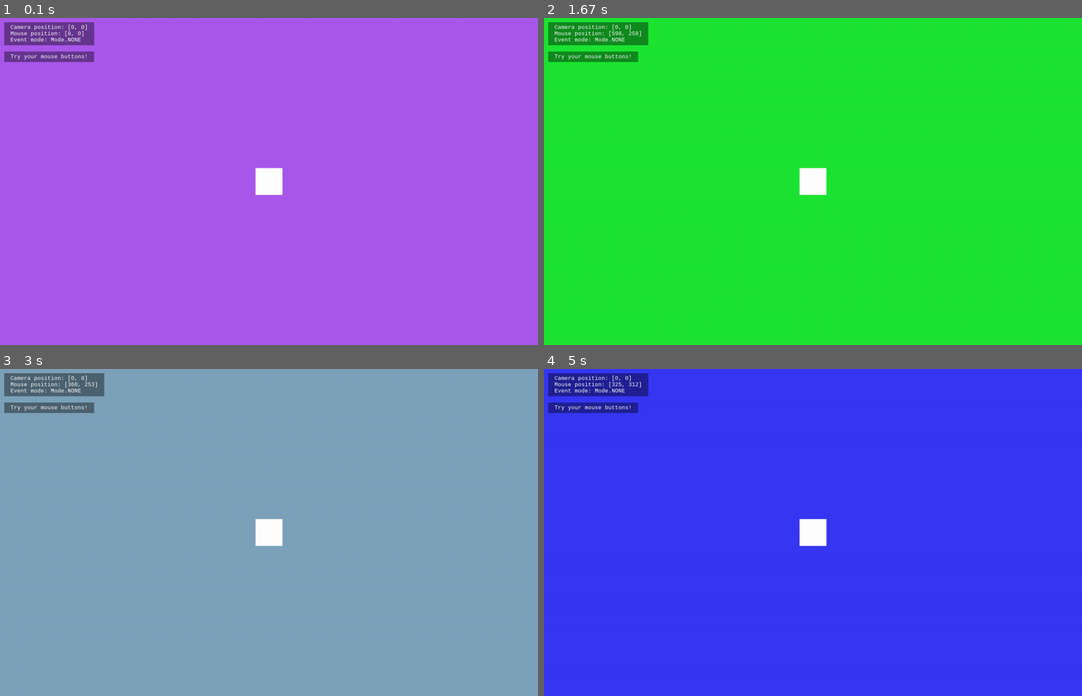
Above: before the commit, frames 1-4 (two rows, left to right).
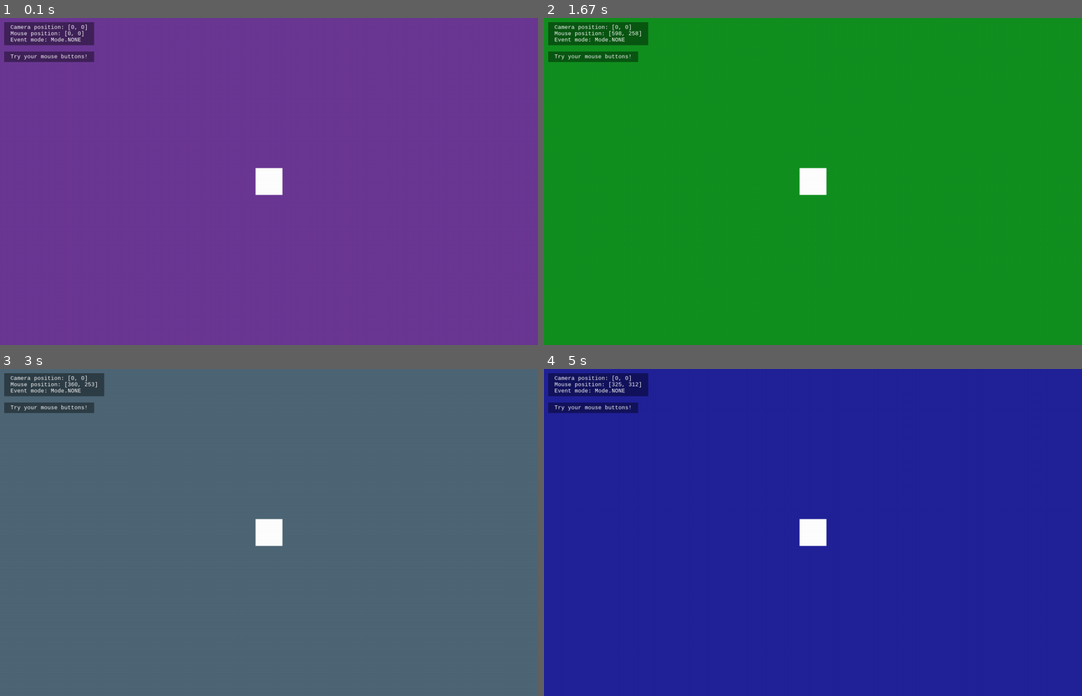
Above: after the commit, the same moments.

Repository: jacinator/learning-pygame
Game: pygame game, started from src/__main__.py
Same seed, same stepped clock (60 frames per second), same inputs: the game is played once before the commit and once after it.
Inputs (mouse positions are in pixels of both pictures, inside the frame that each line leads up to):
- Up to frame 1 (0.1 s): no input
- Up to frame 2 (1.67 s): click (813, 181) at 0.38 s; click (877, 210) at 0.72 s; click (683, 116) at 1.05 s; click (796, 125) at 1.38 s
- Up to frame 3 (3 s): click (408, 503) at 1.72 s; click (91, 565) at 2.05 s; click (107, 421) at 2.38 s; click (150, 473) at 2.72 s
- Up to frame 4 (5 s): click (651, 653) at 3.05 s; click (705, 558) at 3.38 s; click (710, 454) at 3.72 s; click (624, 646) at 4.05 s; click (635, 463) at 4.38 s; click (678, 499) at 4.72 s

The runs differ from the first frame. In frame 1, 100% of the frame differs, in the area x 0-100%, y 0-100%; in frame 2, 100%; in frame 3, 99%; in frame 4, 100%.

Commit message:
Stick to darker colors.

Diff:
--- a/src/game.py
+++ b/src/game.py
@@ -211,4 +211,4 @@
 
 
 def get_color() -> tuple[int, int, int]:
-    return (randint(0, 255), randint(0, 255), randint(0, 255))
+    return (randint(0, 160), randint(0, 160), randint(0, 160))
